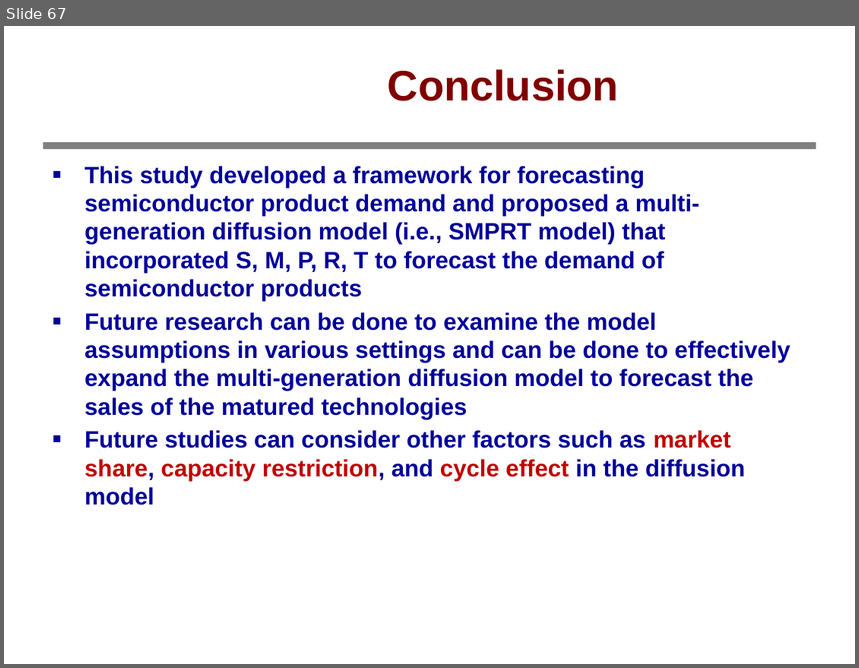
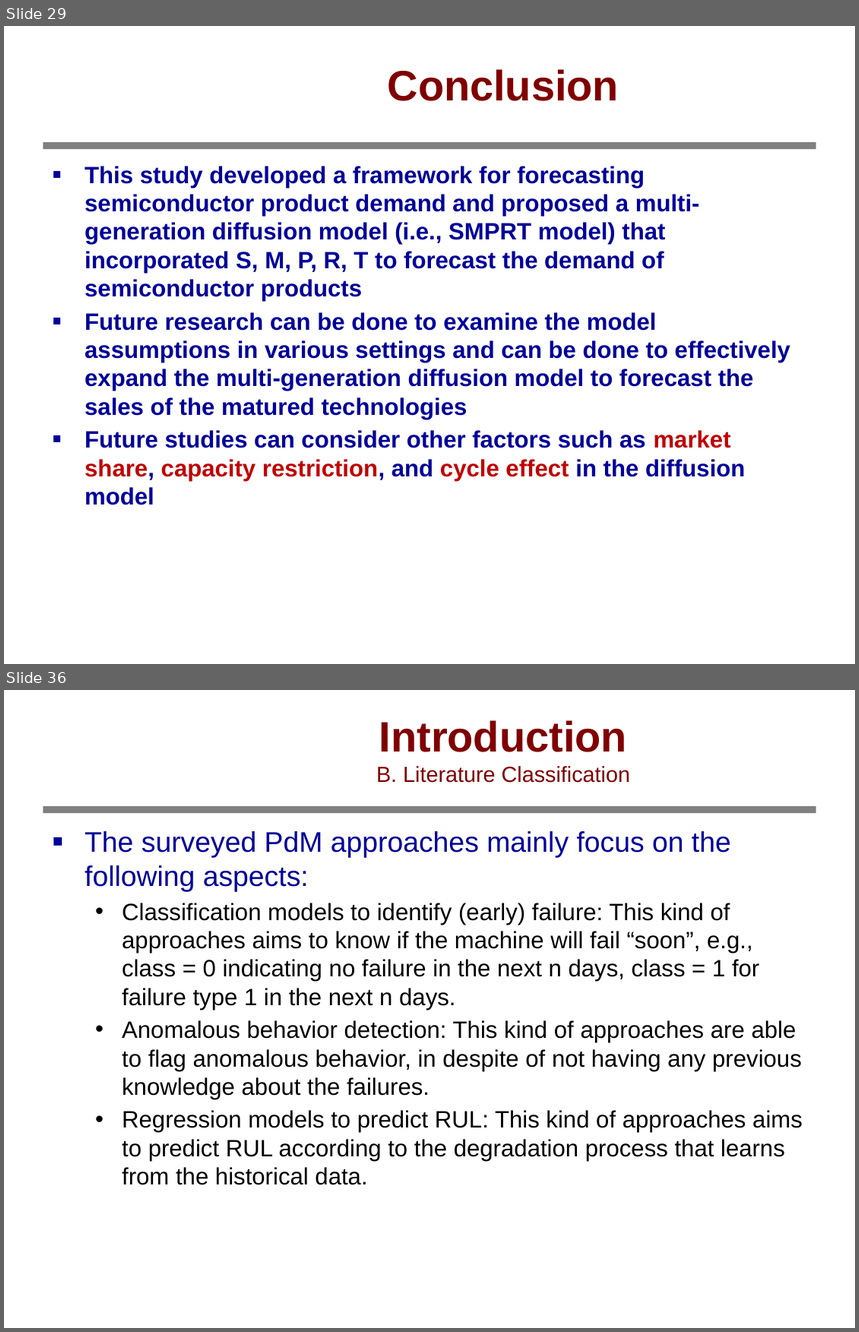
Before and after one commit to bbq9793101pohsien/Test_data, a slide deck: 學術交流.pptx. Shown one above the other, each under a label of ours: slide 67 before the commit, slides 29 and 36 after it; the slides between them are not shown. The pictures are 859x668 and 859x1332 pixels, drawn with LibreOffice and Linux fonts; fonts in the diff are those of the drawing; background and template pictures are left out. Boxes give left, top, right and bottom in pixels: in the first picture for what was removed or moved away, otherwise in the second. Text is boxed around its words. In the diff, an @@ line names an element or a change of style, - is before the commit and + after.

```diff
--- a/學術交流.pptx
+++ b/學術交流.pptx
@@ slide 36 added at [4, 690, 855, 1328], background #FFFFFF; not listed: 1 template element that a slide beside it also shows @@
@@ title added at [376, 720, 630, 783], 18.5 pt, text #800000 @@
+Introduction
+B. Literature Classification
@@ text added at [85, 831, 803, 1186], 20 pt, text #000000 @@
+■ The surveyed PdM approaches mainly focus on the following aspects:
+  • Classification models to identify (early) failure: This kind of approaches aims to know if the machine will fail “soon”, e.g., class = 0 indicating no failure in the next n days, class = 1 for failure type 1 in the next n days.
+  • Anomalous behavior detection: This kind of approaches are able to flag anomalous behavior, in despite of not having any previous knowledge about the failures.
+  • Regression models to predict RUL: This kind of approaches aims to predict RUL according to the degradation process that learns from the historical data.
@@ page number added at [654, 1304, 852, 1328], 12.9 pt, text #FFFFFF @@
+36
@@ what was slide 67 is now slide 29 @@
```
Also in this commit, not shown: 16 other slides added, 38 slides removed.
